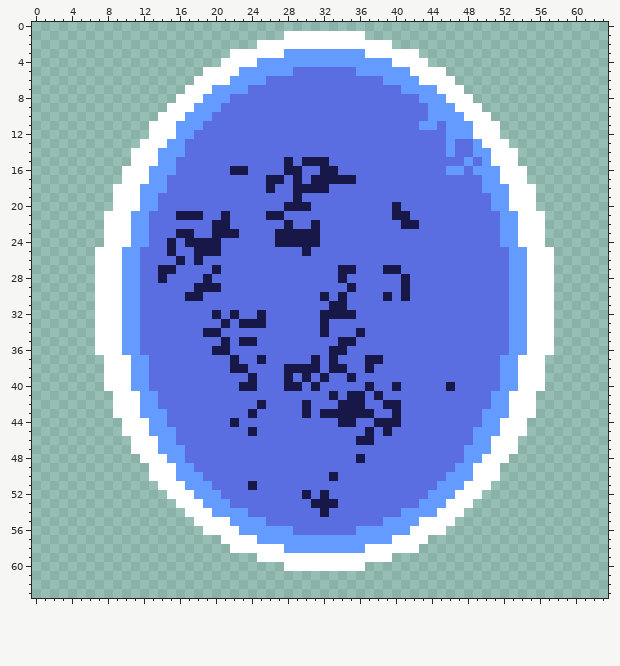
One commit to this pixel-art file: sprites/this_is_supposed_to_look_like_a_portal.aseprite. Above is the file before it was changed.
64x64 pixels, 1 frame.
The result:
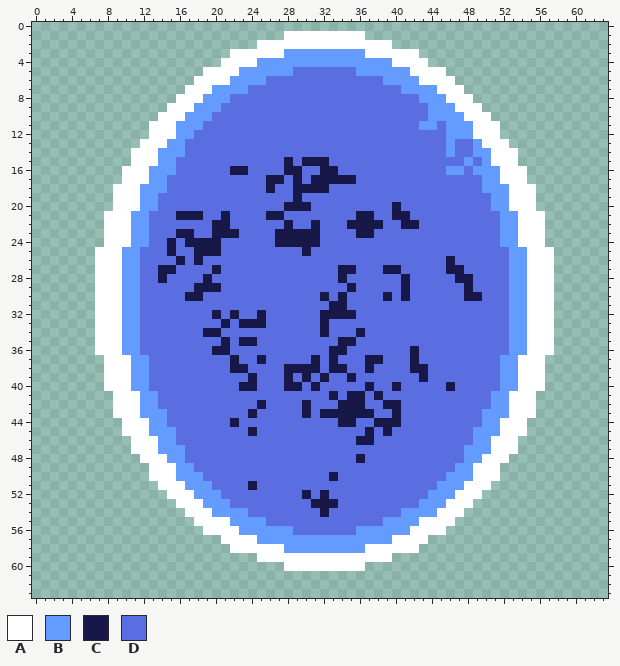
Palette (. is transparent): A #ffffff  B #639bff  C #181848  D #5b6ee1
Edits made:
y 21: x 36..37 DD -> CC
y 22: x 35..38 DDDD -> CCCC
y 23: x 36..37 DD -> CC
y 26: x 46 D -> C
y 27: x 46..47 DD -> CC
y 28: x 47..48 DD -> CC
y 29: x 48 D -> C
y 30: x 48..49 DD -> CC
y 36..37: x 42 D -> C
y 38: x 42..43 DD -> CC
y 39: x 43 D -> C
Pixel boxes of the changes (left, top, right, bottom) in both pictures:
changed: (347, 211, 383, 238)
changed: (446, 256, 482, 301)
changed: (410, 346, 428, 382)
